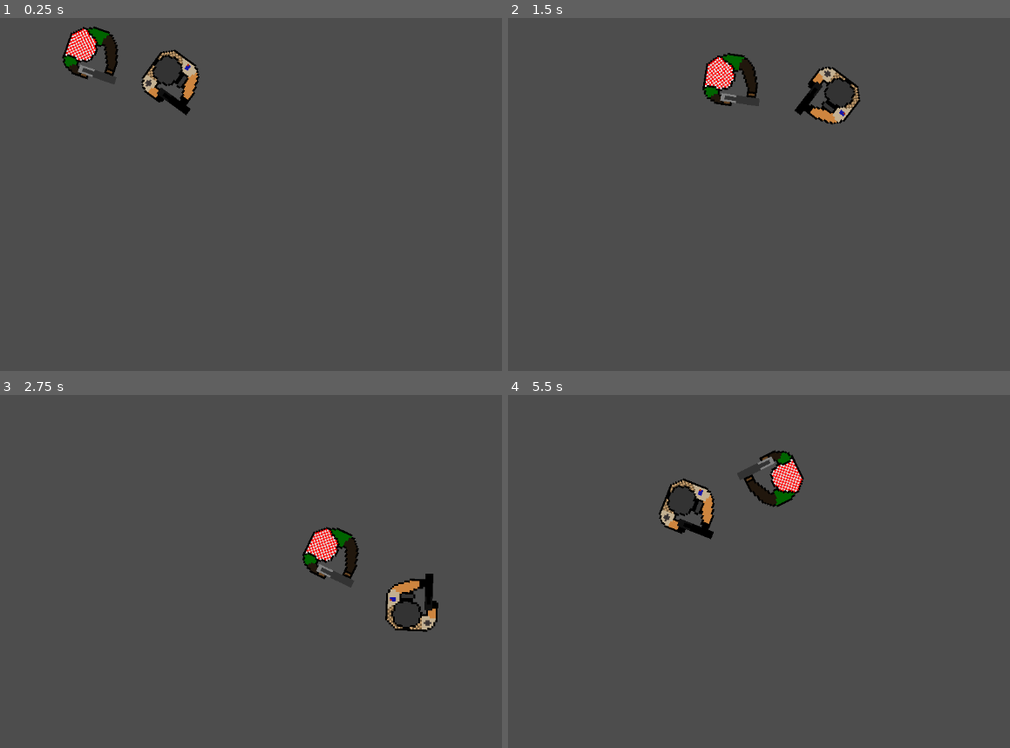
Above: before the commit, frames 1-4 (two rows, left to right).
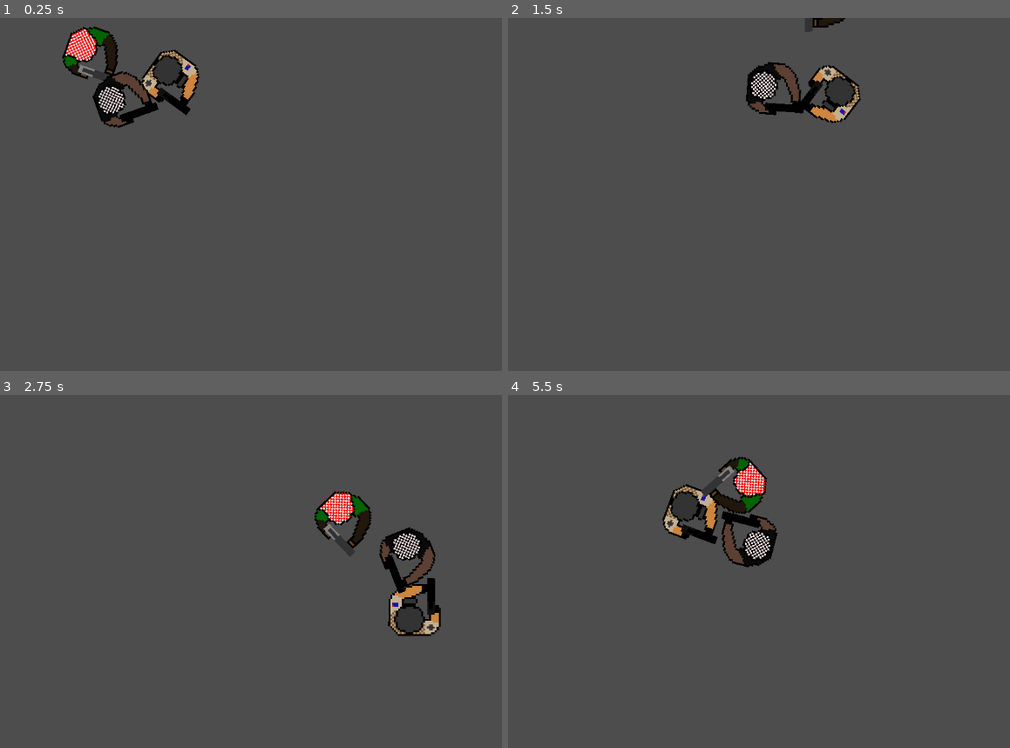
Above: after the commit, the same moments.

Repository: MagmaticPage255/Top-Down-Shooter
Game: Godot game, scene res://Scenes/world.tscn
Two runs of this game, one before a commit and one after it. Both use one fixed random seed, a clock stepped at 60 frames per second and the inputs below.
Inputs (mouse positions are in pixels of both pictures, inside the frame that each line leads up to):
- Up to frame 1 (0.25 s): no input
- Up to frame 2 (1.5 s): move the mouse to (1009, 194) at 0.52 s; hold D (right) 0.53-1.28 s; click (1009, 194) at 0.6 s; move the mouse to (718, 233) at 1.27 s; hold S (down) from 1.28 s (still down); click (718, 233) at 1.35 s
- Up to frame 3 (2.75 s): move the mouse to (416, 504) at 2.02 s; release S (down) at 2.03 s; hold D (right) from 2.03 s (still down); click (416, 504) at 2.1 s
- Up to frame 4 (5.5 s): move the mouse to (819, 670) at 2.77 s; release D (right) at 2.78 s; hold W (up) 2.78-3.53 s; click (819, 670) at 2.85 s; move the mouse to (outside the picture) at 3.52 s; hold A (left) 3.53-5.03 s; click (outside the picture) at 3.6 s; move the mouse to (648, 532) at 4.27 s; click (648, 532) at 4.35 s; move the mouse to (889, 589) at 5.02 s; hold S (down) from 5.03 s (still down); click (889, 589) at 5.1 s

The runs differ from the first frame. In frame 1, 1.1% of the frame differs, in the area x 18-32%, y 15-32%; in frame 2, 2.7%; in frame 3, 4.2%; in frame 4, 4.3%, in the area x 30-60%, y 15-49%.

Commit message:
sigma grind
grind

Diff:
--- /dev/null
+++ b/Scenes/enemy#2.gd
@@ -0,0 +1,22 @@
+extends CharacterBody2D
+
+@onready var ray_cast_2d = $RayCast2D
+
+@export var SPEED = 200.0
+@export var ACCELERATION = 20.0
+@export var FRICTION = 10.0
+@onready var sprite = $AnimatedSprite2D
+@onready var player = get_tree().get_first_node_in_group("player")
+
+
+func _physics_process(delta):
+	var direction_to_player = global_position.direction_to(player.global_position)
+	velocity = direction_to_player * SPEED
+
+	look_at(player.position)
+	rotation_degrees += 90
+	move_and_slide()
+
+
+	if ray_cast_2d.is_colliding() and ray_cast_2d.get_collider() == player:
+		player.kill()
--- /dev/null
+++ b/Scenes/enemy#2.tscn
@@ -0,0 +1,40 @@
+[gd_scene load_steps=6 format=3 uid="uid://b10g83pf6njww"]
+
+[ext_resource type="Script" path="res://Scenes/enemy#2.gd" id="1_dw7pc"]
+[ext_resource type="Texture2D" uid="uid://domj5f20lnw7m" path="res://Enemy/Insurgent 2 Walk.png" id="1_i1uac"]
+
+[sub_resource type="AtlasTexture" id="AtlasTexture_8c0yj"]
+atlas = ExtResource("1_i1uac")
+region = Rect2(0, 0, 1024, 1024)
+
+[sub_resource type="SpriteFrames" id="SpriteFrames_nfllf"]
+animations = [{
+"frames": [{
+"duration": 1.0,
+"texture": SubResource("AtlasTexture_8c0yj")
+}],
+"loop": true,
+"name": &"Idle",
+"speed": 5.0
+}]
+
+[sub_resource type="CircleShape2D" id="CircleShape2D_02b44"]
+radius = 46.0
+
+[node name="enemy#2" type="CharacterBody2D"]
+script = ExtResource("1_dw7pc")
+SPEED = 300.0
+
+[node name="AnimatedSprite2D" type="AnimatedSprite2D" parent="."]
+position = Vector2(0, -1.19209e-07)
+scale = Vector2(0.1, 0.1)
+sprite_frames = SubResource("SpriteFrames_nfllf")
+animation = &"Idle"
+
+[node name="CollisionShape2D" type="CollisionShape2D" parent="."]
+position = Vector2(-7, 8)
+shape = SubResource("CircleShape2D_02b44")
+
+[node name="AudioStreamPlayer2D" type="AudioStreamPlayer2D" parent="."]
+
+[node name="RayCast2D" type="RayCast2D" parent="."]
--- a/Scenes/world.tscn
+++ b/Scenes/world.tscn
@@ -1,7 +1,8 @@
-[gd_scene load_steps=3 format=3 uid="uid://cvt0rd2n1j23y"]
+[gd_scene load_steps=4 format=3 uid="uid://cvt0rd2n1j23y"]
 
 [ext_resource type="PackedScene" uid="uid://bblwvh85j4v0o" path="res://Scenes/player.tscn" id="1_j1deh"]
 [ext_resource type="PackedScene" uid="uid://c1mpnx5iebu7s" path="res://Scenes/enemy#1.tscn" id="2_t6lmt"]
+[ext_resource type="PackedScene" uid="uid://b10g83pf6njww" path="res://Scenes/enemy#2.tscn" id="3_yk0ga"]
 
 [node name="World" type="Node2D"]
 
@@ -10,3 +11,6 @@
 
 [node name="Enemy#1" parent="." instance=ExtResource("2_t6lmt")]
 position = Vector2(109, 52)
+
+[node name="enemy#2" parent="." instance=ExtResource("3_yk0ga")]
+position = Vector2(164, 167)
Binary file added: Enemy/Insurgent 2 Walk.png
Not shown, added: Enemy/Insurgent 2 Walk.png.import
Not shown, changed: export_presets.cfg
